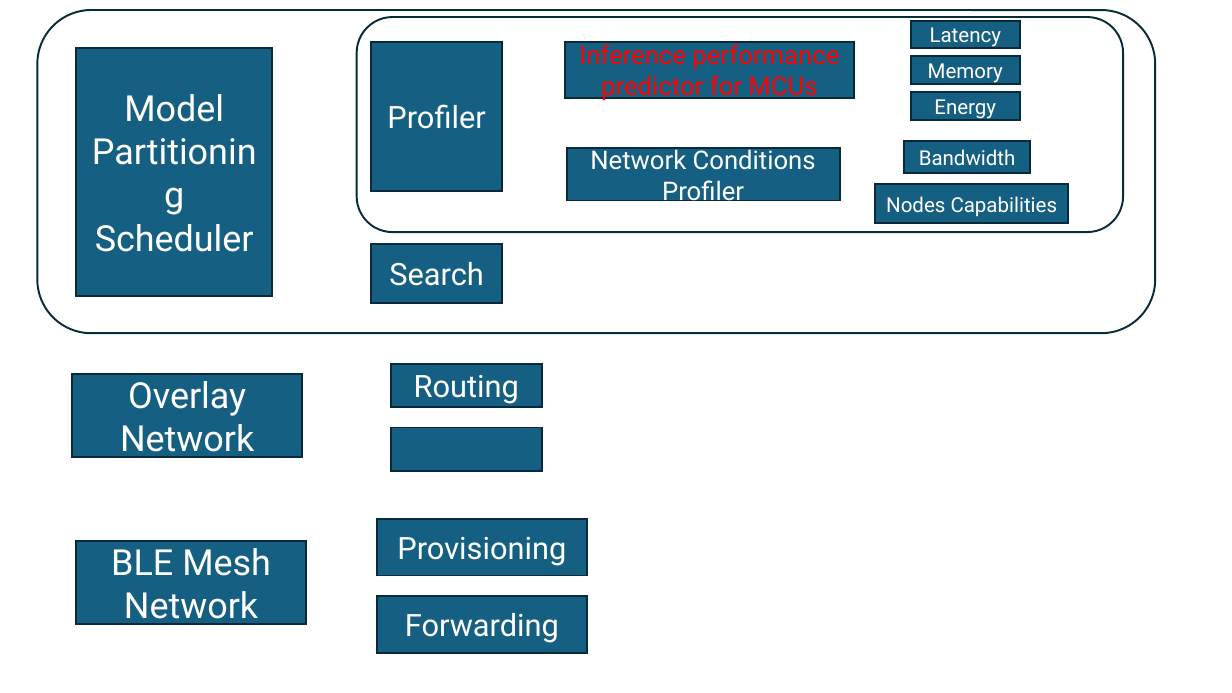
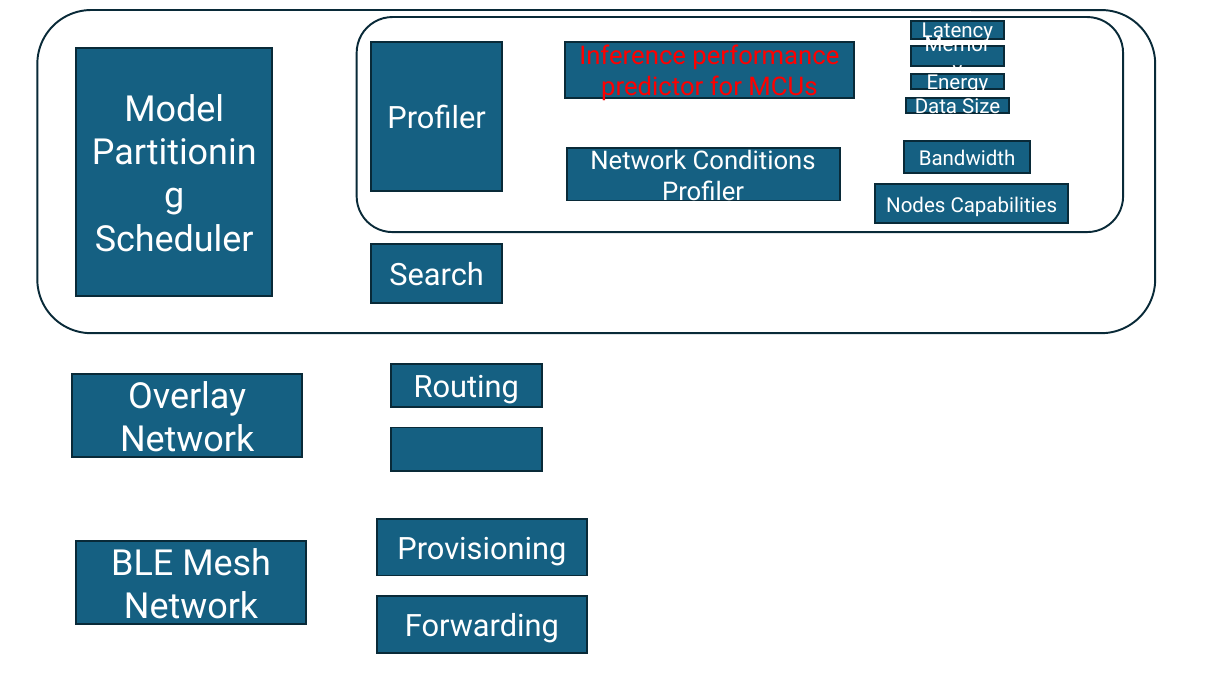
Before and after one commit to GXG-CS/on_device_learning, a slide deck: slide 5 of micro-network-project.pptx. Drawn at 1232x693 pixels with LibreOffice and Linux fonts; fonts in the diff are those of the drawing. Boxes give left, top, right and bottom in pixels: in the first picture for what was removed or moved away, otherwise in the second. Text is boxed around its words. In the diff, an @@ line names an element or a change of style, - is before the commit and + after.

```diff
--- a/micro-network-project.pptx
+++ b/micro-network-project.pptx
@@ rectangle "Latency": place and size @@
-rectangle "Latency" at box(911, 21, 1020, 48)
+rectangle "Latency" at box(911, 21, 1005, 39)
@@ rectangle "Memory": place and size @@
-rectangle "Memory" at box(911, 56, 1020, 84)
+rectangle "Memory" at box(911, 45, 1005, 67)
@@ rectangle "Energy": place and size @@
-rectangle "Energy" at box(911, 92, 1020, 120)
+rectangle "Energy" at box(911, 74, 1005, 90)
@@ rectangle added at box(906, 98, 1009, 114), fill #156082, outline #092A39 1.5 pt, 16 pt, text #FFFFFF @@
+Data Size
```
Also in this commit, not shown: 2 other slides changed, 1 slide added.
